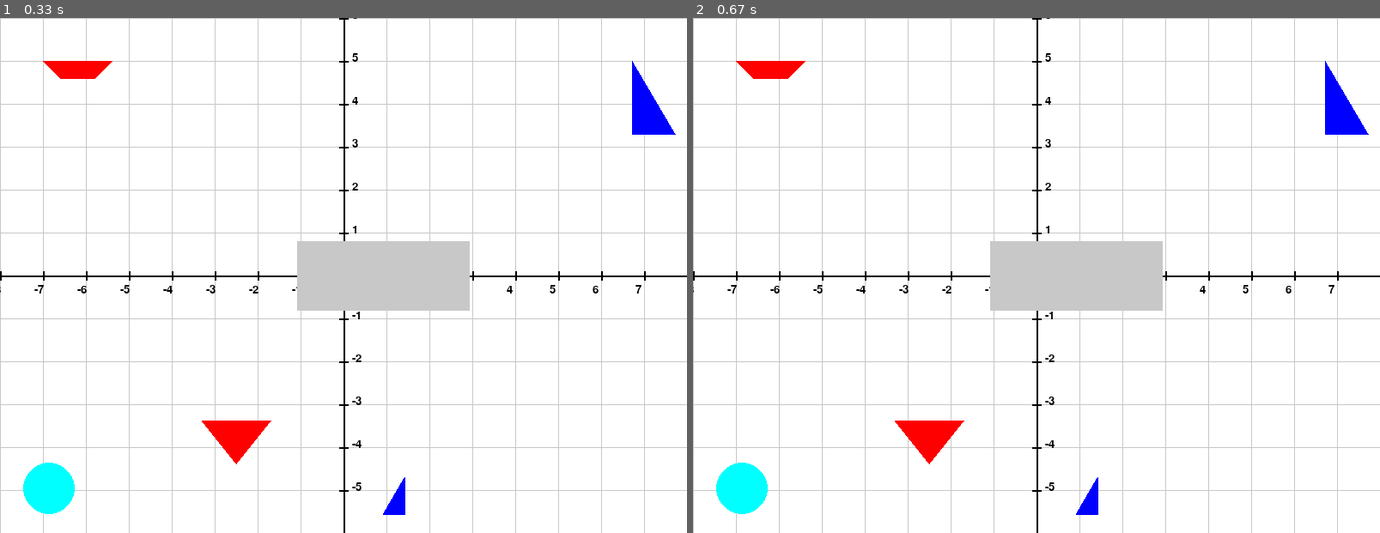
Above: before the commit, frames 1-2 (left to right).
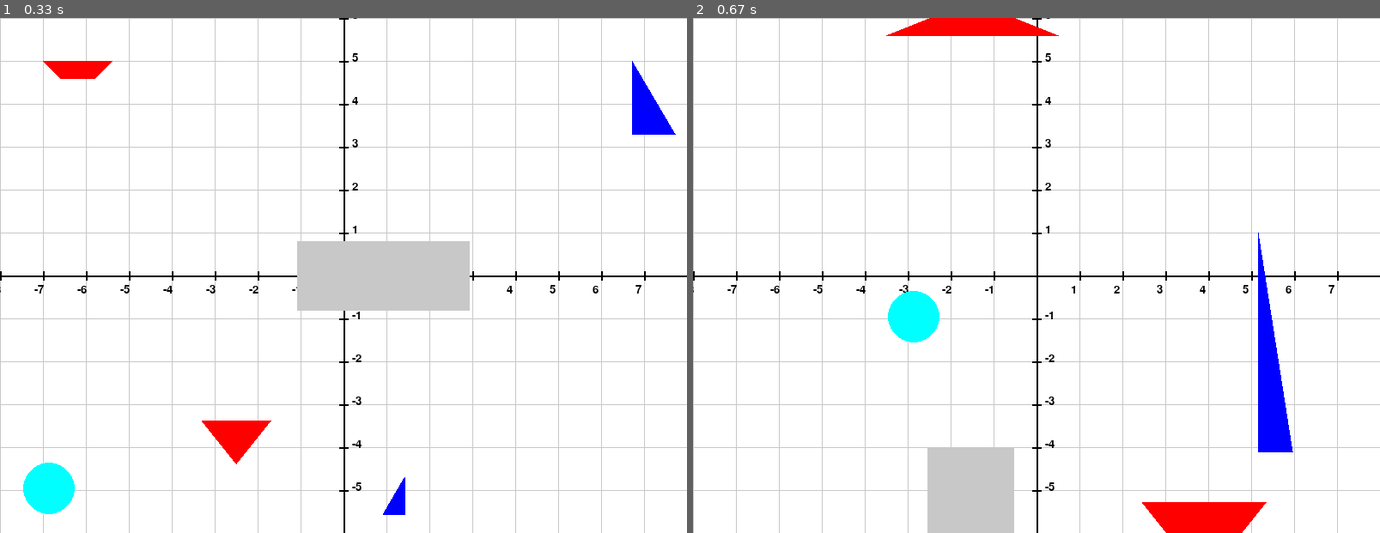
Above: after the commit, the same moments.

Repository: J00naTHan/pygame-2d-draw
Game: pygame game, started from main.py
Same seed, same stepped clock (60 frames per second), same inputs: the game is played once before the commit and once after it.
Inputs:
- Up to frame 1 (0.33 s): no input
- Up to frame 2 (0.67 s): tap Space at 0.33 s

Frame 1 is identical in both runs. In frame 2, 10% of the frame differs, in the area x 3-99%, y 0-100%.

Commit message:
atualizacao final (falta correcao das coordenadas)

Diff:
--- a/main.py
+++ b/main.py
@@ -9,8 +9,19 @@
 
     screen = pygame.display.set_mode((c.WIDTH, c.HEIGHT))
     pygame.display.set_caption("Cena 2D")
+    clock = pygame.time.Clock()
 
-    clock = pygame.time.Clock()
+    original_coords = {
+        "tri": [(235, 469), (275, 519), (315, 469)],
+        "rect": [(346, 340), (346, 260), (546, 260), (546, 340)],
+        "trap": [(50, 50), (70, 70), (110, 70), (130, 50)],
+        "tr1": [(786, 135), (736, 50), (736, 135)],
+        "tr2": [(446, 578), (471, 578), (471, 578 - 42.5)],
+        "cir": [(57, 548)]
+    }
+
+    current_coords = original_coords.copy()
+    transform_active = False
 
     while True:
         for event in pygame.event.get():
@@ -18,15 +29,36 @@
                 pygame.quit()
                 sys.exit()
 
+            if event.type == pygame.KEYDOWN:  # Adicionei esta verificação que estava faltando
+                if event.key == pygame.K_SPACE:
+                    transform_active = not transform_active
+
+                    if not transform_active:
+                        current_coords = original_coords.copy()
+                    else:
+                        current_coords["rect"] = scale(original_coords["rect"], 0.5, 2.5)
+                        current_coords["rect"] = translation(current_coords["rect"], 100, -150)
+                        current_coords["tri"] = scale(original_coords["tri"], 1.8, 1.8)
+                        current_coords["tri"] = translation(current_coords["tri"], 100, -280)
+                        current_coords["trap"] = rotation(original_coords["trap"], 180, (90, 60))
+                        current_coords["trap"] = scale(current_coords["trap"], 2.5, 1)
+                        current_coords["trap"] = translation(current_coords["trap"], 100, -50)
+                        current_coords["tr1"] = scale(original_coords["tr1"], 0.8, 3)
+                        current_coords["tr1"] = translation(current_coords["tr1"], 70, 100)
+                        current_coords["tr2"] = scale(original_coords["tr2"], 0.8, 3)
+                        current_coords["tr2"] = translation(current_coords["tr2"], 130, 100)
+                        current_coords["cir"] = translation(original_coords["cir"], 200, -200)
+
+        screen.fill(c.BLACK)
+
         coord_plane(screen)
 
-        triangle = pygame.draw.polygon(screen, c.RED, [(235, 469), (275, 519), (315, 469)])
-        rectangle = pygame.draw.polygon(screen, c.GRAY, [(346, 340), (346, 260), (546, 260), (546, 340)])
-        trapezium = pygame.draw.polygon(screen, c.RED, [(50, 50), (70, 70), (110, 70), (130, 50)])
-        trect1 = pygame.draw.polygon(screen, c.BLUE, [(786, 135), (736, 50), (736, 135)])
-        trect2 = pygame.draw.polygon(screen, c.BLUE, [(446, 578), (471, 578), (471, 578 - 42.5)])
-        circle = pygame.draw.circle(screen, c.TURQUOISE, (57, 548), 30)
+        pygame.draw.polygon(screen, c.RED, current_coords["tri"])
+        pygame.draw.polygon(screen, c.GRAY, current_coords["rect"])
+        pygame.draw.polygon(screen, c.RED, current_coords["trap"])
+        pygame.draw.polygon(screen, c.BLUE, current_coords["tr1"])
+        pygame.draw.polygon(screen, c.BLUE, current_coords["tr2"])
+        pygame.draw.circle(screen, c.TURQUOISE, current_coords["cir"][0], 30)
 
         pygame.display.flip()
-
         clock.tick(60)
--- a/transformations.py
+++ b/transformations.py
@@ -1,4 +1,4 @@
-import numpy as np
+import math
 
 
 def translation(coords: list, tx: int, ty: int) -> list:
@@ -56,19 +56,19 @@
     """
 
     new_coords = []
-    r = np.radians(angle)
-    try:
-        coords.remove(pivot)
-    except ValueError:
-        pass
 
-    R = np.array([[np.cos(r), -np.sin(r)],
-                      [np.sin(r), np.cos(r)]])
+    r = math.radians(angle)
+    cos_r = math.cos(r)
+    sin_r = math.sin(r)
+    pivot_x, pivot_y = pivot
 
-    for c in coords:
-        translated = np.array((c[0] - pivot[0], c[1] - pivot[1]))
-        rotated = tuple(R @ translated)
-        new_c = (rotated[0] + pivot[0], rotated[1] + pivot[1])
-        new_coords.append(new_c)
+    for x, y in coords:
+        translated_x = x - pivot_x
+        translated_y = y - pivot_y
+
+        rotated_x = translated_x * cos_r - translated_y * sin_r
+        rotated_y = translated_x * sin_r + translated_y * cos_r
+
+        new_coords.append((rotated_x + pivot_x, rotated_y + pivot_y))
 
     return new_coords
